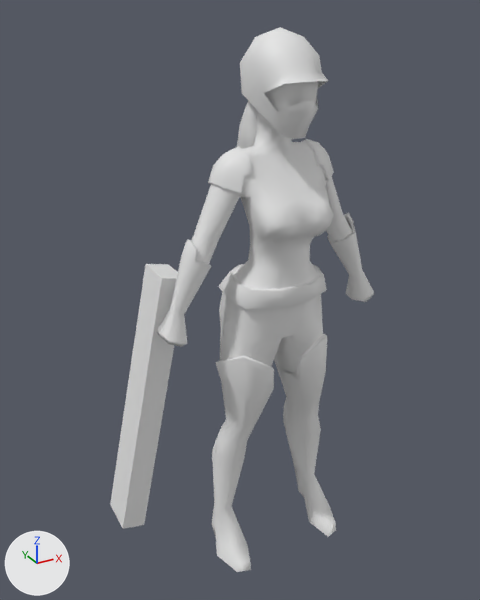
The FBX model Assets/Game/Model/Units/Sniper/Sniper-1.fbx: old version first, new version second.
Rendered twice from a 50 mm lens placed at (-1.007, -1.602, 1.752), pointed at (-0.092, 0.062, 0.92). The axes (+X, +Y, +Z) are drawn at lower left. The lights are the same throughout. Materials are left out; every surface is plain grey. Where no turn or scale is listed for an object, it has been applied to the vertices. Vertices at the same position are counted once.
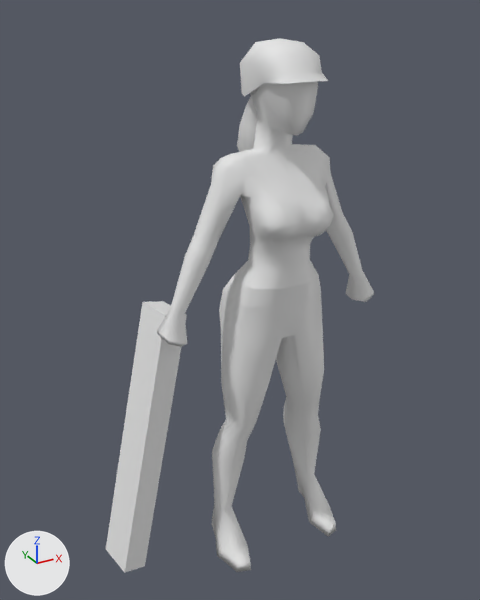
Commit message: sniper models update

Where the newer file only moved an object's origin or applied its transform, the numbers keep the older frame.

The change in detail:
me_mesh_001 is used by ob_box064; location (0.0, 0.0, 0.861).
me_mesh_001 had 553 vertices, 564 faces and spanned x -0.38..0.38, y -0.15..0.19, z -0.84..0.84.
me_mesh_001 now has 433 vertices, 836 faces and spans x -0.38..0.38, y -0.15..0.19, z -0.84..0.82.
me_mesh_001 part 2: 7 vertices moved from x -0.15..0.15, y -0.07..0.08, z -0.19..0.84 to x -0.15..0.15, y -0.07..0.08, z -0.19..0.82; 144 vertices removed from x -0.3..0.3, y -0.14..0.15, z -0.33..0.82; 24 vertices added at x -0.18..0.18, y -0.06..0.09, z -0.32..0.81.
me_mesh_001 part 3: the surface is now shaded flat.
me_mesh is used by ob_box063; location (-0.344, 0.02, 0.84).
me_mesh had 8 vertices, 6 faces and spanned x -0.177..0.079, y 0.058..0.199, z -0.681..0.195.
me_mesh now has 8 vertices, 12 faces and spans x -0.229..0.069, y -0.02..0.169, z -0.783..0.09.
me_mesh part 1: the whole mesh is rebuilt.

Pixel boxes (x1, y1, x2, y2) of what changed, in the pictures (480 x 600 px):
'Box064', reshaped: before (157, 27, 374, 572); after (157, 38, 374, 572)
'Box063', reshaped: before (110, 264, 178, 529); after (106, 301, 187, 573)
part 2 of me_mesh_001, cut back: before (171, 27, 363, 426); after (213, 38, 324, 426)
